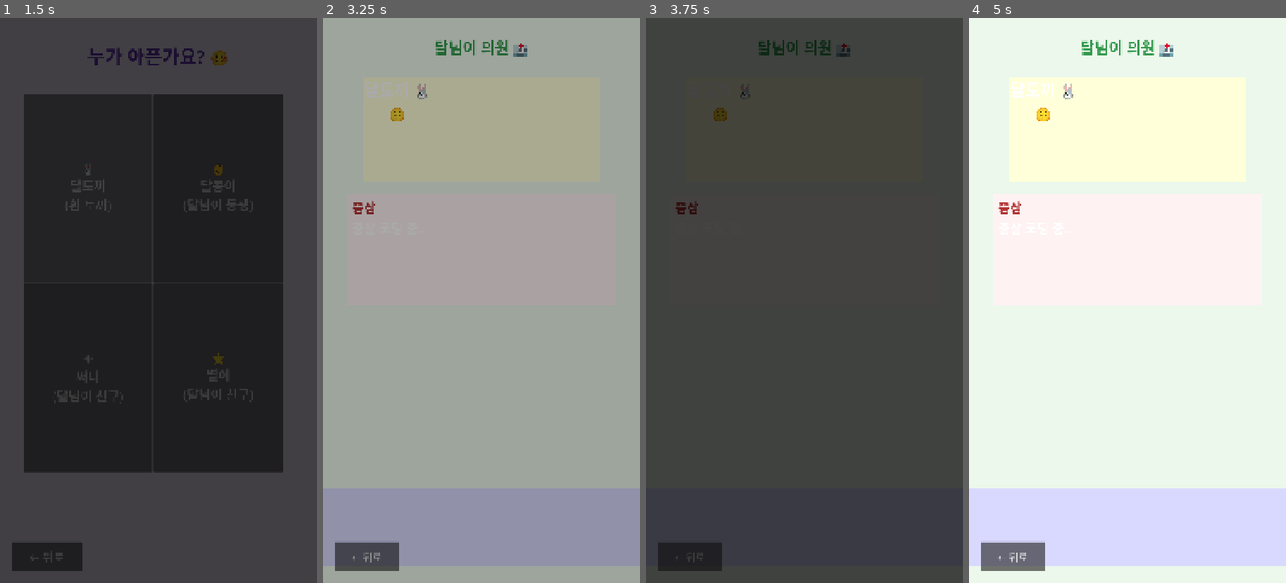
Above: before the commit, frames 1-4 (left to right).
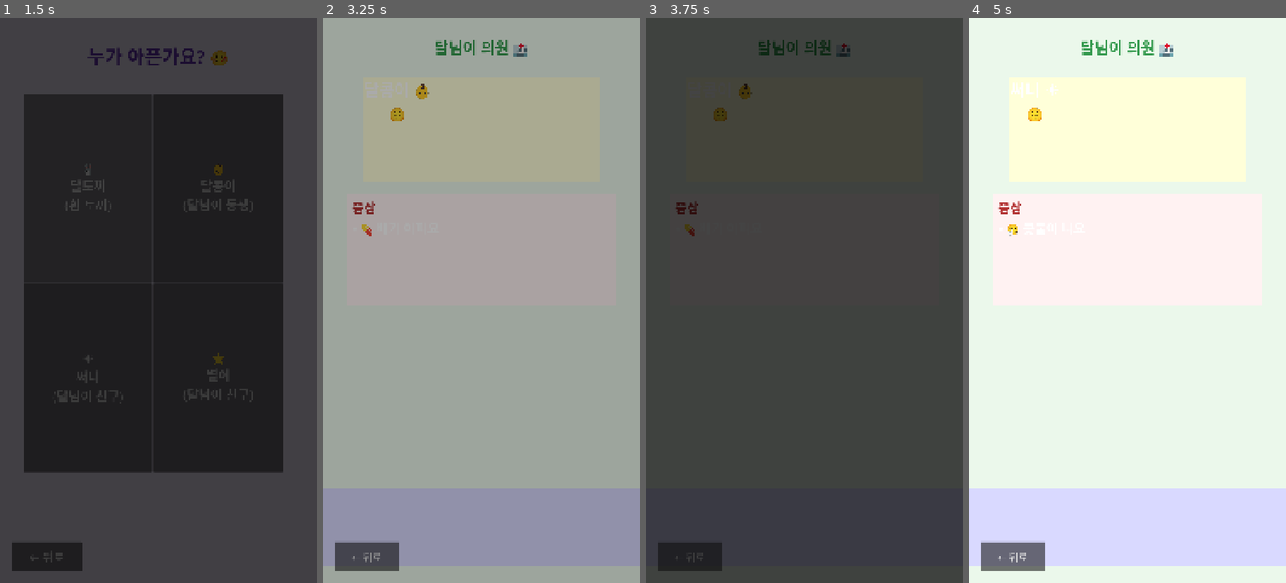
Above: after the commit, the same moments.

Repository: sean-park-funda/dalnimi-doctor
Game: Godot game, scene res://scenes/Main.tscn
The game is run twice, just before and just after one commit, with the same random seed, the same clock (stepped at 60 frames per second) and the same inputs.
Inputs:
- Up to frame 1 (1.5 s): click "시작하기 🏥" at 0.5 s; click "🐰 달토끼 (흰 토끼)" at 1.25 s
- Up to frame 2 (3.25 s): click "← 뒤로" at 2 s; click "👶 달콩이 (달님이 동생)" at 2.75 s
- Up to frame 3 (3.75 s): click "← 뒤로" at 3.5 s
- Up to frame 4 (5 s): click "☀️ 써니 (달님이 친구)" at 4.25 s

Frame 1 is identical in both runs. In frame 2, 0.2% of the frame differs, in the area x 12-34%, y 11-39%; in frame 3, 0.1%; in frame 4, 0.4%, in the area x 12-33%, y 11-39%.
Error before the commit: Invalid assignment of property or key 'text' with value of type 'String' on a base object of type 'null instance'. (res://scripts/exam_room.gd:45)
Error after the commit: Invalid access to property or key 'theme_override_font_sizes' on a base object of type 'Button'. (res://scripts/exam_room.gd:56)

Commit message:
fix: correct nested node paths in exam_room.gd

Diff:
--- a/scripts/exam_room.gd
+++ b/scripts/exam_room.gd
@@ -34,7 +34,7 @@
 
 func _update_patient_char():
 	var names = {"daltooki":"달토끼 🐰","dalkongi":"달콩이 👶","sunny":"써니 ☀️","byeoli":"별이 ⭐"}
-	$PatientLabel.text = names.get(GameManager.current_patient, "환자") + "\n😣"
+	$PatientBed/PatientLabel.text = names.get(GameManager.current_patient, "환자") + "\n😣"
 
 func _update_symptom_display():
 	var text = ""
@@ -42,11 +42,11 @@
 		var done = s in GameManager.treated_symptoms
 		var mark = "✅ " if done else "• "
 		text += mark + SYMPTOM_EMOJI.get(s, s) + "\n"
-	$SymptomList.text = text
+	$SymptomBox/SymptomList.text = text
 
 func _update_tool_tray():
 	# 도구 버튼 동적 생성
-	for child in $ToolTray.get_children():
+	for child in $ToolTrayBg/ToolTray.get_children():
 		child.queue_free()
 	for symptom in GameManager.active_symptoms:
 		if symptom in GameManager.treated_symptoms:
@@ -56,7 +56,7 @@
 		btn.theme_override_font_sizes["font_size"] = 60
 		btn.text = TOOL_EMOJI.get(symptom, "?")
 		btn.pressed.connect(_on_tool_pressed.bind(symptom))
-		$ToolTray.add_child(btn)
+		$ToolTrayBg/ToolTray.add_child(btn)
 
 func _on_tool_pressed(symptom: String):
 	SoundManager.play_sfx("sfx_click")
